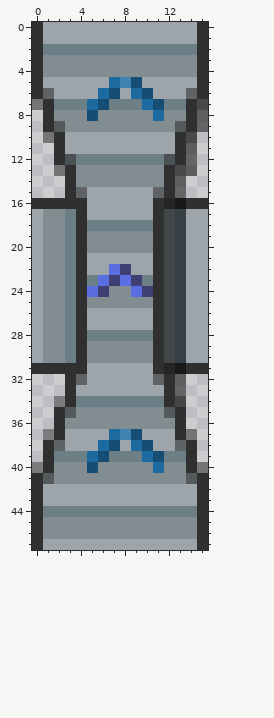
Pixel-art sprite, stored at data/gfx/world-obj/belt-over.png. This is how it looked before the edit.
The file is 16x48 pixels.
After the commit:
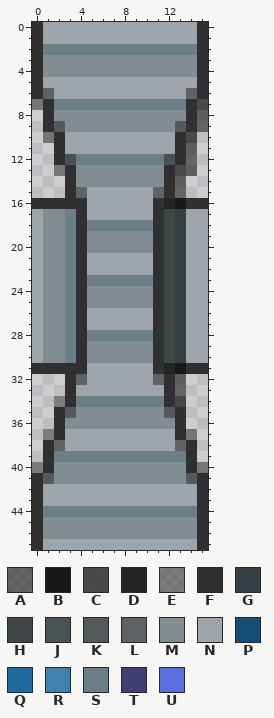
Palette (. is transparent): A #00000081  B #181818  C #202020c2  D #242424  E #30303083  F #303030  G #363f43  H #414649  J #4a5256  K #54595b  L #606366  M #828d92  N #9da5ab  P #164d74  Q #1c6aa0  R #4081af  S #6c7e86  T #3f3f74  U #5b6ee1
The edit:
@@ x 3..13 @@
  4 MMMMMMMMMMM
- 5 NNNNQRPNNNN
- 6 NNNQPNQPNNN
- 7 SSQPSSSQPSS
- 8 MMPMMMMMQMM
+ 5 NNNNNNNNNNN
+ 6 NNNNNNNNNNN
+ 7 SSSSSSSSSSS
+ 8 MMMMMMMMMMM
  9 MMMMMMMMMMK
@@ x 3..12 @@
 21 SFNNNNNNFH
-22 SFNNUTNNFH
-23 SFSUTUTSFH
-24 SFUTMMUTFH
+22 SFNNNNNNFH
+23 SFSSSSSSFH
+24 SFMMMMMMFH
 25 SFMMMMMMFH
@@ x 3..13 @@
 36 MMMMMMMMMMF
-37 NNNNQRPNNNF
-38 NNNQPNQPNNL
-39 SSQPSSSQPSS
-40 MMPMMMMMQMM
+37 NNNNNNNNNNF
+38 NNNNNNNNNNL
+39 SSSSSSSSSSS
+40 MMMMMMMMMMM
 41 MMMMMMMMMMM
Where, in picture pixels (left, top, right, bottom), the same in both pictures:
changed: (87, 77, 164, 121)
changed: (87, 264, 153, 297)
changed: (87, 429, 164, 473)
